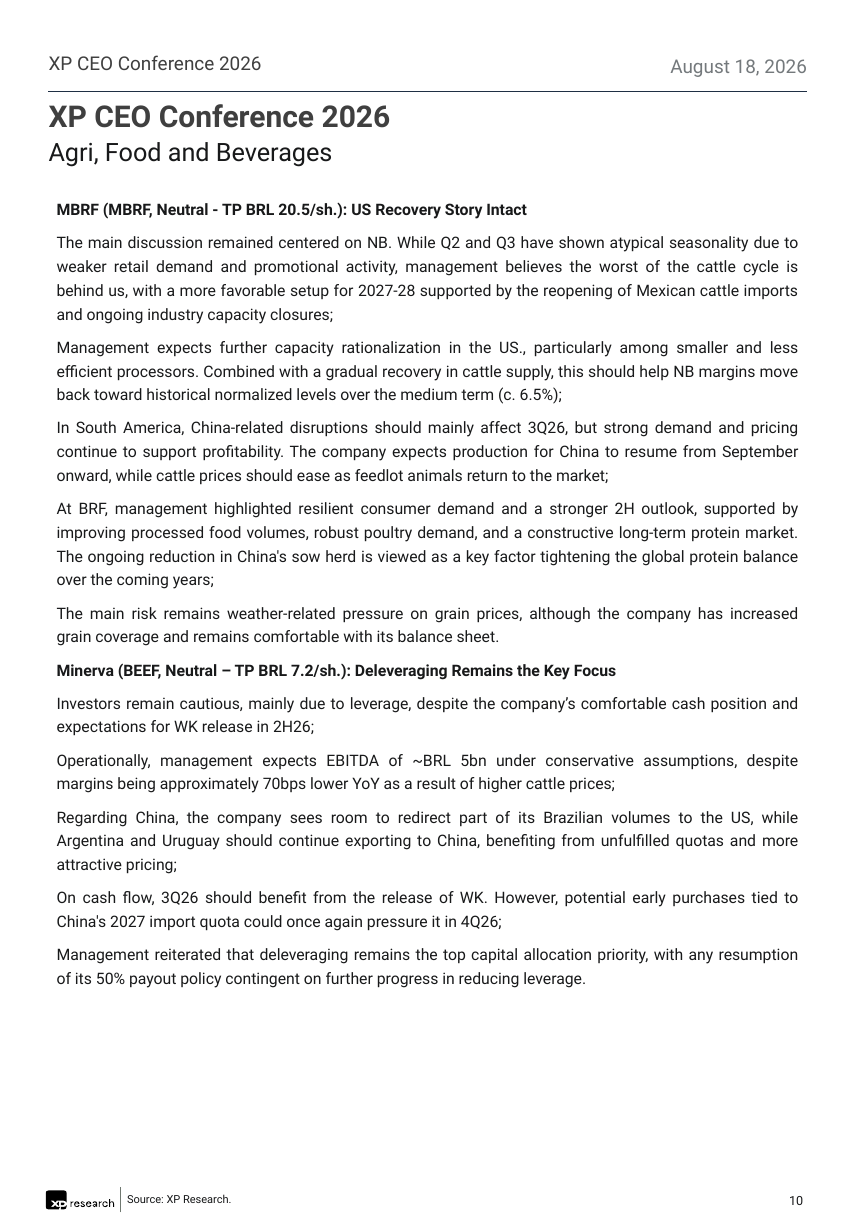
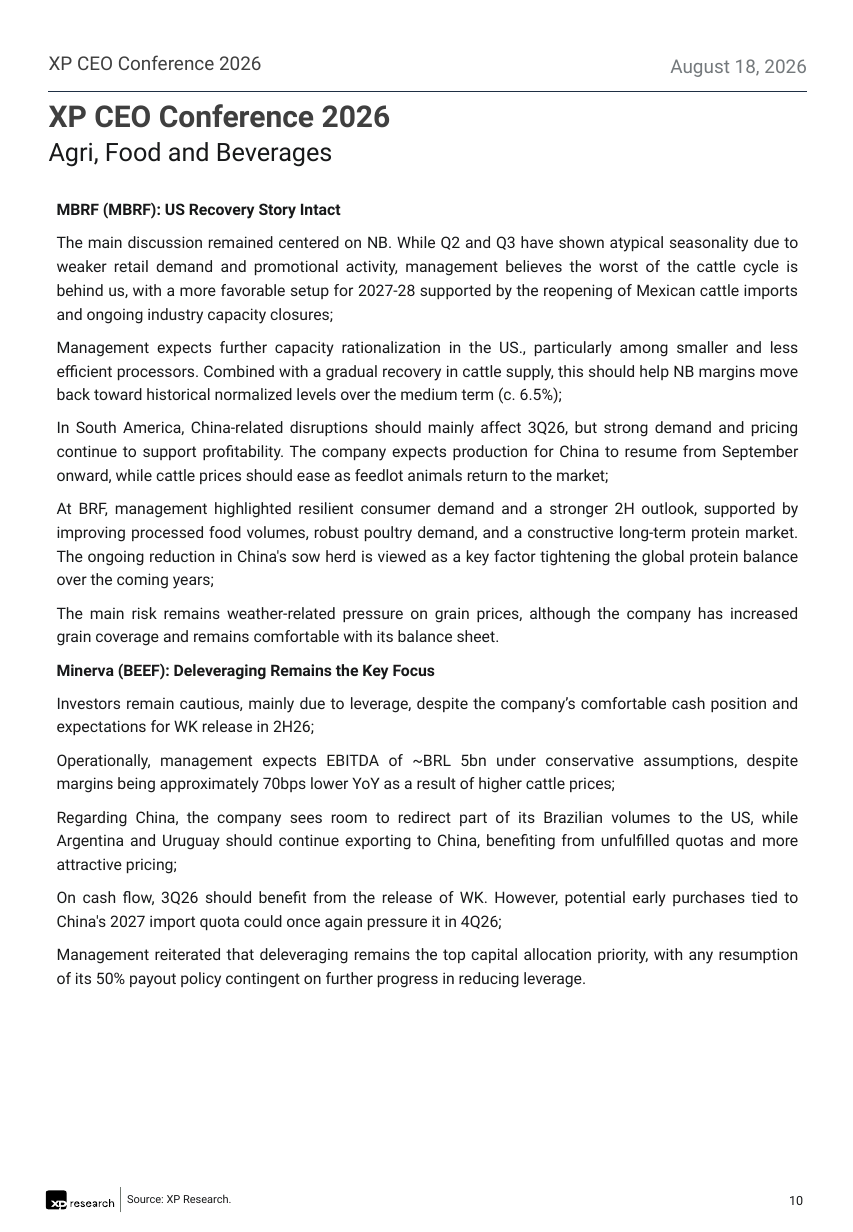
Before and after one commit to CaioLSouza/datasets, a slide deck: slide 10 of ceo_conference_2026/Feedback XP CEO Conference 2026.pptx. Drawn at 853x1232 pixels with LibreOffice and Linux fonts; fonts in the diff are those of the drawing. Boxes give left, top, right and bottom in pixels: in the first picture for what was removed or moved away, otherwise in the second. Text is boxed around its words. In the diff, an @@ line names an element or a change of style, - is before the commit and + after.

```diff
--- a/ceo_conference_2026/Feedback XP CEO Conference 2026.pptx
+++ b/ceo_conference_2026/Feedback XP CEO Conference 2026.pptx
@@ text at (57, 202, 341, 219): text changed @@
-MBRF (MBRF, Neutral - TP BRL 20.5/sh.): US Recovery Story Intact
+MBRF (MBRF): US Recovery Story Intact
@@ text at (57, 663, 436, 680): text changed @@
-Minerva (BEEF, Neutral – TP BRL 7.2/sh.): Deleveraging Remains the Key Focus
+Minerva (BEEF): Deleveraging Remains the Key Focus
```
Also in this commit, not shown: 41 other slides changed.
